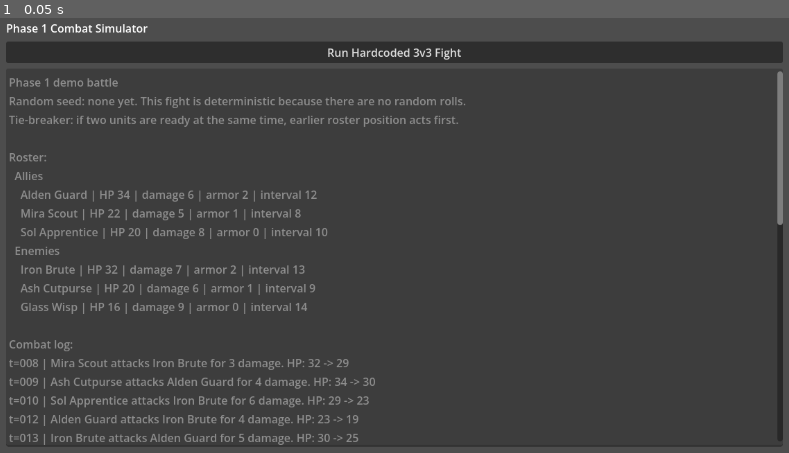
Above: before the commit, frame 1.
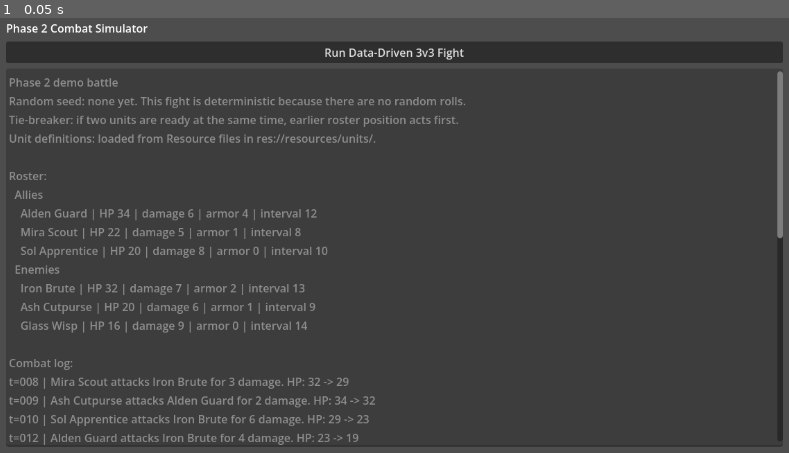
Above: after the commit, the same moment.

Repository: aqvm/clockwork-company
Game: Godot game, scene res://scenes/combat_test_scene.tscn
The game is run twice, just before and just after one commit, with the same random seed, the same clock (stepped at 60 frames per second) and the same inputs.
Inputs:
- Up to frame 1 (0.05 s): no input

The runs differ from the first frame. In frame 1, 4.9% of the frame differs, in the area x 1-100%, y 1-98%.

Commit message:
Add data-driven unit definitions

Diff:
--- /dev/null
+++ b/clockwork-company/resources/units/alden_guard.tres
@@ -0,0 +1,11 @@
+[gd_resource type="Resource" script_class="UnitDefinition" format=3 uid="uid://jfidqdgtjybf"]
+
+[ext_resource type="Script" uid="uid://dyw5fadftvlju" path="res://scripts/data/unit_definition.gd" id="1_alden"]
+
+[resource]
+script = ExtResource("1_alden")
+display_name = "Alden Guard"
+max_hp = 34
+damage = 6
+armor = 4
+action_interval = 12
--- /dev/null
+++ b/clockwork-company/resources/units/ash_cutpurse.tres
@@ -0,0 +1,12 @@
+[gd_resource type="Resource" script_class="UnitDefinition" load_steps=2 format=3]
+
+[ext_resource type="Script" path="res://scripts/data/unit_definition.gd" id="1_ash"]
+
+[resource]
+script = ExtResource("1_ash")
+display_name = "Ash Cutpurse"
+team = "Enemies"
+max_hp = 20
+damage = 6
+armor = 1
+action_interval = 9
--- /dev/null
+++ b/clockwork-company/resources/units/glass_wisp.tres
@@ -0,0 +1,12 @@
+[gd_resource type="Resource" script_class="UnitDefinition" load_steps=2 format=3]
+
+[ext_resource type="Script" path="res://scripts/data/unit_definition.gd" id="1_glass"]
+
+[resource]
+script = ExtResource("1_glass")
+display_name = "Glass Wisp"
+team = "Enemies"
+max_hp = 16
+damage = 9
+armor = 0
+action_interval = 14
--- /dev/null
+++ b/clockwork-company/resources/units/iron_brute.tres
@@ -0,0 +1,12 @@
+[gd_resource type="Resource" script_class="UnitDefinition" load_steps=2 format=3]
+
+[ext_resource type="Script" path="res://scripts/data/unit_definition.gd" id="1_iron"]
+
+[resource]
+script = ExtResource("1_iron")
+display_name = "Iron Brute"
+team = "Enemies"
+max_hp = 32
+damage = 7
+armor = 2
+action_interval = 13
--- /dev/null
+++ b/clockwork-company/resources/units/mira_scout.tres
@@ -0,0 +1,12 @@
+[gd_resource type="Resource" script_class="UnitDefinition" load_steps=2 format=3]
+
+[ext_resource type="Script" path="res://scripts/data/unit_definition.gd" id="1_mira"]
+
+[resource]
+script = ExtResource("1_mira")
+display_name = "Mira Scout"
+team = "Allies"
+max_hp = 22
+damage = 5
+armor = 1
+action_interval = 8
--- /dev/null
+++ b/clockwork-company/resources/units/sol_apprentice.tres
@@ -0,0 +1,12 @@
+[gd_resource type="Resource" script_class="UnitDefinition" load_steps=2 format=3]
+
+[ext_resource type="Script" path="res://scripts/data/unit_definition.gd" id="1_sol"]
+
+[resource]
+script = ExtResource("1_sol")
+display_name = "Sol Apprentice"
+team = "Allies"
+max_hp = 20
+damage = 8
+armor = 0
+action_interval = 10
--- a/clockwork-company/scenes/combat_test_scene.tscn
+++ b/clockwork-company/scenes/combat_test_scene.tscn
@@ -1,8 +1,8 @@
-[gd_scene load_steps=2 format=3]
+[gd_scene format=3 uid="uid://bwypver014851"]
 
-[ext_resource type="Script" path="res://scripts/ui/combat_test_scene.gd" id="1_combat_ui"]
+[ext_resource type="Script" uid="uid://bha8swoxgq5r6" path="res://scripts/ui/combat_test_scene.gd" id="1_combat_ui"]
 
-[node name="CombatTestScene" type="Control"]
+[node name="CombatTestScene" type="Control" unique_id=1765527660]
 layout_mode = 3
 anchors_preset = 15
 anchor_right = 1.0
@@ -11,7 +11,7 @@
 grow_vertical = 2
 script = ExtResource("1_combat_ui")
 
-[node name="MarginContainer" type="MarginContainer" parent="."]
+[node name="MarginContainer" type="MarginContainer" parent="." unique_id=1193553979]
 layout_mode = 1
 anchors_preset = 15
 anchor_right = 1.0
@@ -23,20 +23,20 @@
 theme_override_constants/margin_right = 16
 theme_override_constants/margin_bottom = 16
 
-[node name="VBoxContainer" type="VBoxContainer" parent="MarginContainer"]
+[node name="VBoxContainer" type="VBoxContainer" parent="MarginContainer" unique_id=755425522]
 layout_mode = 2
 theme_override_constants/separation = 8
 
-[node name="TitleLabel" type="Label" parent="MarginContainer/VBoxContainer"]
+[node name="TitleLabel" type="Label" parent="MarginContainer/VBoxContainer" unique_id=1742556195]
 layout_mode = 2
-text = "Phase 1 Combat Simulator"
+text = "Phase 2 Combat Simulator"
 
-[node name="RunButton" type="Button" parent="MarginContainer/VBoxContainer"]
+[node name="RunButton" type="Button" parent="MarginContainer/VBoxContainer" unique_id=1860827549]
 unique_name_in_owner = true
 layout_mode = 2
-text = "Run Hardcoded 3v3 Fight"
+text = "Run Data-Driven 3v3 Fight"
 
-[node name="CombatLog" type="TextEdit" parent="MarginContainer/VBoxContainer"]
+[node name="CombatLog" type="TextEdit" parent="MarginContainer/VBoxContainer" unique_id=969021937]
 unique_name_in_owner = true
 layout_mode = 2
 size_flags_vertical = 3
--- a/clockwork-company/scripts/combat/combat_simulator.gd
+++ b/clockwork-company/scripts/combat/combat_simulator.gd
@@ -1,13 +1,31 @@
+# `extends` chooses the Godot base type this script inherits from. `RefCounted`
+# is a lightweight script object, useful when we want logic without a scene node.
 extends RefCounted
 
+# `class_name` registers this script as a named type Godot can reference from
+# other scripts, similar to giving the file an importable class name.
 class_name CombatSimulator
 
+# `const` creates a value that should not change at runtime. `:=` lets Godot
+# infer the variable's type from the value on the right side.
 const TEAM_ALLY := "Allies"
 const TEAM_ENEMY := "Enemies"
 const MAX_ACTIONS := 100
+const DEMO_UNIT_DEFINITIONS: Array[UnitDefinition] = [
+	preload("res://resources/units/alden_guard.tres"),
+	preload("res://resources/units/mira_scout.tres"),
+	preload("res://resources/units/sol_apprentice.tres"),
+	preload("res://resources/units/iron_brute.tres"),
+	preload("res://resources/units/ash_cutpurse.tres"),
+	preload("res://resources/units/glass_wisp.tres"),
+]
 
 
+# `class` declares a small helper class inside this script. Here it represents
+# one unit's combat-only runtime state, separate from the source Resource.
 class UnitState:
+	# `var` declares a mutable variable. These default values also tell Godot
+	# what type each field should usually hold.
 	var unit_name := ""
 	var team := ""
 	var max_hp := 1
@@ -18,39 +36,58 @@
 	var next_action_time := 10
 	var slot_index := 0
 
-	func _init(definition: Dictionary, unit_slot_index: int) -> void:
-		unit_name = definition["name"]
-		team = definition["team"]
-		max_hp = definition["max_hp"]
+	# `func` declares a function. `_init` is Godot's constructor hook, called
+	# when code uses `UnitState.new(...)`. The text after `:` gives parameter
+	# types, and `-> void` means this function does not return a value.
+	func _init(definition: UnitDefinition, unit_slot_index: int) -> void:
+		# Dot syntax reads exported properties from the UnitDefinition Resource.
+		unit_name = definition.display_name
+		team = definition.team
+		max_hp = definition.max_hp
 		hp = max_hp
-		damage = definition["damage"]
-		armor = definition["armor"]
-		action_interval = definition["action_interval"]
+		damage = definition.damage
+		armor = definition.armor
+		action_interval = definition.action_interval
 		next_action_time = action_interval
 		slot_index = unit_slot_index
 
+	# `-> bool` means callers should expect this function to return true or false.
 	func is_alive() -> bool:
+		# Comparison operators like `>` produce a boolean result.
 		return hp > 0
 
 
+# `Array[String]` is a typed array: this function promises to return an array
+# whose entries are strings.
 func run_demo_battle() -> Array[String]:
+	# Calling a function with `()` runs it and gives back its return value.
 	var units := _create_demo_units()
+	# `: Array[String]` explicitly types the variable; `[]` creates an empty array.
 	var log: Array[String] = []
 	var actions_taken := 0
 
-	log.append("Phase 1 demo battle")
+	# Dot syntax calls a method on an object. `append(...)` adds one item to the
+	# end of the array.
+	log.append("Phase 2 demo battle")
 	log.append("Random seed: none yet. This fight is deterministic because there are no random rolls.")
 	log.append("Tie-breaker: if two units are ready at the same time, earlier roster position acts first.")
+	log.append("Unit definitions: loaded from Resource files in res://resources/units/.")
 	log.append("")
 	_append_roster(log, units)
 	log.append("")
 	log.append("Combat log:")
 
+	# `while` repeats the indented block as long as its condition stays true.
+	# `and` combines two boolean checks, so both teams must still have units alive.
 	while _team_has_living_unit(units, TEAM_ALLY) and _team_has_living_unit(units, TEAM_ENEMY):
+		# `if` runs its indented block only when the condition is true.
 		if actions_taken >= MAX_ACTIONS:
+			# `%` formats values into a string. `%d` is a placeholder for an integer.
 			log.append("Battle stopped after %d actions to avoid an infinite fight." % MAX_ACTIONS)
+			# `break` exits the nearest loop immediately.
 			break
 
+		# `var actor: UnitState` declares a variable with an explicit custom type.
 		var actor: UnitState = _find_next_actor(units)
 		var target: UnitState = _find_frontmost_target(units, _opposing_team(actor.team))
 		var current_time := actor.next_action_time
@@ -60,14 +97,18 @@
 		target.hp = max(0, target.hp - damage_taken)
 		actions_taken += 1
 
+		# Parentheses can wrap a long function call over several lines. The array
+		# after `%` supplies values for each placeholder in order.
 		log.append(
 			"t=%03d | %s attacks %s for %d damage. HP: %d -> %d"
 			% [current_time, actor.unit_name, target.unit_name, damage_taken, previous_hp, target.hp]
 		)
 
+		# `not` flips a boolean value, so this means "if the target is not alive."
 		if not target.is_alive():
 			log.append("      %s is defeated." % target.unit_name)
 
+		# `+=` is shorthand for assigning the old value plus something else.
 		actor.next_action_time += actor.action_interval
 
 	log.append("")
@@ -76,67 +117,21 @@
 
 
 func _create_demo_units() -> Array:
-	var definitions: Array[Dictionary] = [
-		{
-			"name": "Alden Guard",
-			"team": TEAM_ALLY,
-			"max_hp": 34,
-			"damage": 6,
-			"armor": 2,
-			"action_interval": 12,
-		},
-		{
-			"name": "Mira Scout",
-			"team": TEAM_ALLY,
-			"max_hp": 22,
-			"damage": 5,
-			"armor": 1,
-			"action_interval": 8,
-		},
-		{
-			"name": "Sol Apprentice",
-			"team": TEAM_ALLY,
-			"max_hp": 20,
-			"damage": 8,
-			"armor": 0,
-			"action_interval": 10,
-		},
-		{
-			"name": "Iron Brute",
-			"team": TEAM_ENEMY,
-			"max_hp": 32,
-			"damage": 7,
-			"armor": 2,
-			"action_interval": 13,
-		},
-		{
-			"name": "Ash Cutpurse",
-			"team": TEAM_ENEMY,
-			"max_hp": 20,
-			"damage": 6,
-			"armor": 1,
-			"action_interval": 9,
-		},
-		{
-			"name": "Glass Wisp",
-			"team": TEAM_ENEMY,
-			"max_hp": 16,
-			"damage": 9,
-			"armor": 0,
-			"action_interval": 14,
-		},
-	]
-
 	var units: Array = []
-	for index in definitions.size():
-		units.append(UnitState.new(definitions[index], index))
+	# `for ... in ...` loops over each value in a collection. `DEMO_UNIT_DEFINITIONS.size()`
+	# returns an integer, and Godot treats that as the range `0` through `size - 1`.
+	for index in DEMO_UNIT_DEFINITIONS.size():
+		units.append(UnitState.new(DEMO_UNIT_DEFINITIONS[index], index))
 	return units
 
 
 func _append_roster(log: Array[String], units: Array) -> void:
 	log.append("Roster:")
+	# This loop uses an inline array literal so the roster prints allies first,
+	# then enemies.
 	for team in [TEAM_ALLY, TEAM_ENEMY]:
 		log.append("  %s" % team)
+		# `for unit: UnitState in units` adds a type hint to each loop variable.
 		for unit: UnitState in units:
 			if unit.team == team:
 				log.append(
@@ -146,13 +141,19 @@
 
 
 func _find_next_actor(units: Array) -> UnitState:
+	# `null` means "no object/value yet." This lets the first living unit become
+	# the temporary best candidate.
 	var next_actor: UnitState = null
 	for unit: UnitState in units:
 		if not unit.is_alive():
+			# `continue` skips the rest of this loop iteration and moves to the
+			# next unit.
 			continue
 
 		if next_actor == null:
 			next_actor = unit
+		# `elif` means "else if": only checked when earlier `if`/`elif` branches
+		# in the same chain did not run.
 		elif unit.next_action_time < next_actor.next_action_time:
 			next_actor = unit
 		elif unit.next_action_time == next_actor.next_action_time and unit.slot_index < next_actor.slot_index:
@@ -163,6 +164,8 @@
 
 func _find_frontmost_target(units: Array, target_team: String) -> UnitState:
 	for unit: UnitState in units:
+		# `==` checks equality. This condition finds the first living unit on the
+		# requested team, which is our current "frontmost" targeting rule.
 		if unit.team == target_team and unit.is_alive():
 			return unit
 
@@ -172,6 +175,7 @@
 func _team_has_living_unit(units: Array, team: String) -> bool:
 	for unit: UnitState in units:
 		if unit.team == team and unit.is_alive():
+			# Returning from inside a loop ends the function immediately.
 			return true
 
 	return false
@@ -181,6 +185,7 @@
 	if team == TEAM_ALLY:
 		return TEAM_ENEMY
 
+	# This fallback return runs when the earlier `if` did not return.
 	return TEAM_ALLY
 
 
--- /dev/null
+++ b/clockwork-company/scripts/data/unit_definition.gd
@@ -0,0 +1,10 @@
+extends Resource
+
+class_name UnitDefinition
+
+@export var display_name := ""
+@export_enum("Allies", "Enemies") var team := "Allies"
+@export var max_hp := 1
+@export var damage := 1
+@export var armor := 0
+@export var action_interval := 10
Not shown, added: clockwork-company/scripts/data/unit_definition.gd.uid
Not shown, changed: ARCHITECTURE.md
Not shown, changed: LEARNING_LOG.md
